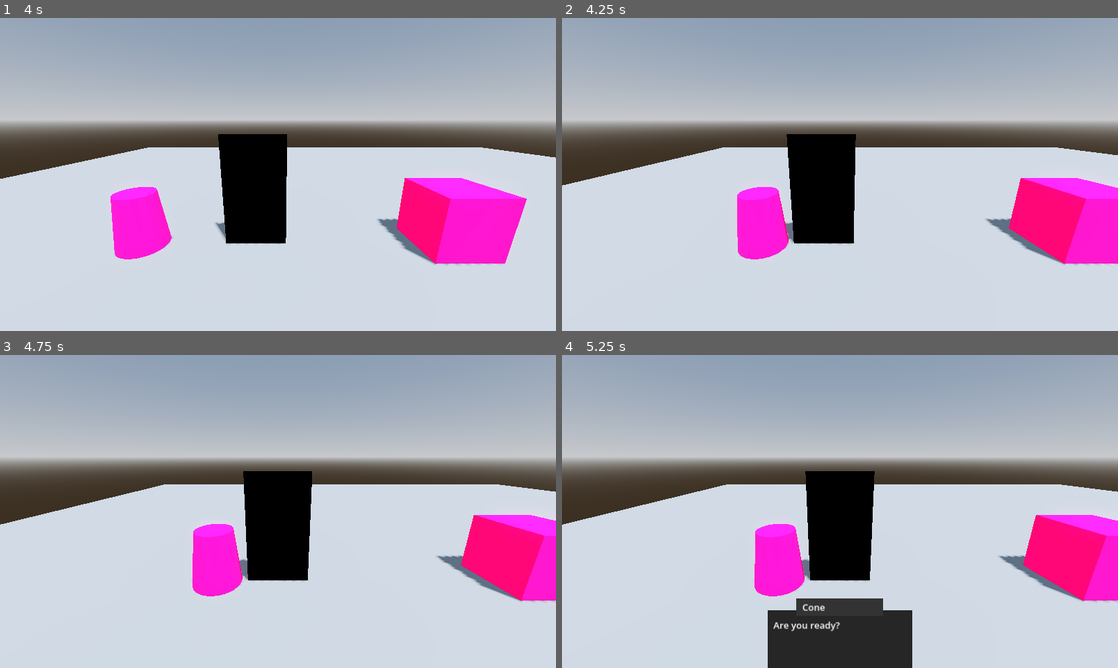
Above: before the commit, frames 1-4 (two rows, left to right).
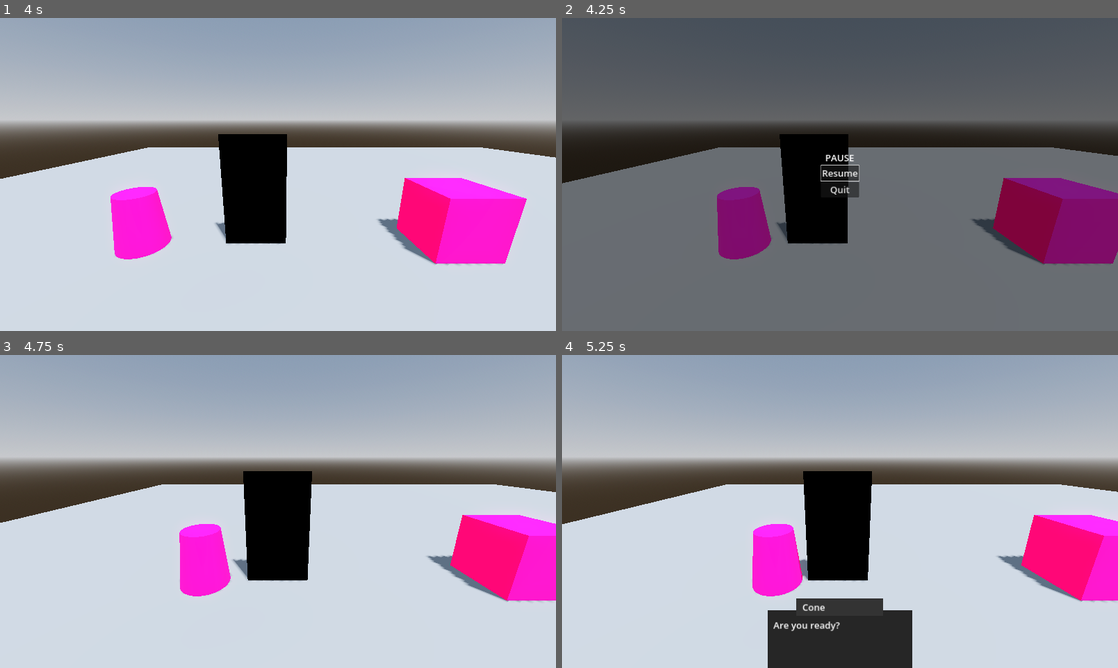
Above: after the commit, the same moments.

Repository: OIIOIIOI/gwj-79-v2
Game: Godot game, scene res://scenes/main/main.tscn
Two runs of this game, one before a commit and one after it. Both use one fixed random seed, a clock stepped at 60 frames per second and the inputs below.
Inputs (mouse positions are in pixels of both pictures, inside the frame that each line leads up to):
- Up to frame 1 (4 s): hold Right (move_right) 0.53-1.28 s; tap E (action) every 0.75 s from 0.6 to 3.6 s; hold Down (move_down) 1.28-2.03 s; tap Enter at 2, 3.5 s; hold Right (move_right) 2.03-2.78 s; tap Space at 2.75 s; hold Up (move_up) 2.78-3.53 s; hold Left (move_left) from 3.53 s (still down)
- Up to frame 2 (4.25 s): keep holding Left (move_left); tap Escape (pause) at 4.15 s
- Up to frame 3 (4.75 s): release Left (move_left) at 4.25 s; click (278, 511) at 4.25 s, where only the run after the commit has a clickable "Resume"
- Up to frame 4 (5.25 s): hold Left (move_left) from 5.03 s (still down); tap E (action) at 5.1 s

Frame 1 is identical in both runs. In frame 2, 97% of the frame differs, in the area x 0-100%, y 0-100%; in frame 3, 2.9%; in frame 4, 0.8%.

Commit message:
pause screen

Diff:
--- a/project.godot
+++ b/project.godot
@@ -59,6 +59,14 @@
 
 [input]
 
+ui_accept={
+"deadzone": 0.5,
+"events": [Object(InputEventKey,"resource_local_to_scene":false,"resource_name":"","device":0,"window_id":0,"alt_pressed":false,"shift_pressed":false,"ctrl_pressed":false,"meta_pressed":false,"pressed":false,"keycode":4194309,"physical_keycode":0,"key_label":0,"unicode":0,"location":0,"echo":false,"script":null)
+, Object(InputEventKey,"resource_local_to_scene":false,"resource_name":"","device":0,"window_id":0,"alt_pressed":false,"shift_pressed":false,"ctrl_pressed":false,"meta_pressed":false,"pressed":false,"keycode":4194310,"physical_keycode":0,"key_label":0,"unicode":0,"location":0,"echo":false,"script":null)
+, Object(InputEventKey,"resource_local_to_scene":false,"resource_name":"","device":0,"window_id":0,"alt_pressed":false,"shift_pressed":false,"ctrl_pressed":false,"meta_pressed":false,"pressed":false,"keycode":32,"physical_keycode":0,"key_label":0,"unicode":32,"location":0,"echo":false,"script":null)
+, Object(InputEventJoypadButton,"resource_local_to_scene":false,"resource_name":"","device":-1,"button_index":0,"pressure":0.0,"pressed":true,"script":null)
+]
+}
 pause={
 "deadzone": 0.5,
 "events": [Object(InputEventKey,"resource_local_to_scene":false,"resource_name":"","device":-1,"window_id":0,"alt_press …(195 unchanged characters)…
@@ -71,6 +79,7 @@
 , Object(InputEventKey,"resource_local_to_scene":false,"resource_name":"","device":-1,"window_id":0,"alt_pressed":false …(183 unchanged characters)…
 , Object(InputEventKey,"resource_local_to_scene":false,"resource_name":"","device":-1,"window_id":0,"alt_pressed":false …(182 unchanged characters)…
 , Object(InputEventJoypadMotion,"resource_local_to_scene":false,"resource_name":"","device":-1,"axis":0,"axis_value":-1.0,"script":null)
+, Object(InputEventJoypadButton,"resource_local_to_scene":false,"resource_name":"","device":-1,"button_index":13,"pressure":0.0,"pressed":true,"script":null)
 ]
 }
 move_right={
@@ -78,6 +87,7 @@
 "events": [Object(InputEventKey,"resource_local_to_scene":false,"resource_name":"","device":-1,"window_id":0,"alt_press …(195 unchanged characters)…
 , Object(InputEventKey,"resource_local_to_scene":false,"resource_name":"","device":-1,"window_id":0,"alt_pressed":false …(183 unchanged characters)…
 , Object(InputEventJoypadMotion,"resource_local_to_scene":false,"resource_name":"","device":-1,"axis":0,"axis_value":1.0,"script":null)
+, Object(InputEventJoypadButton,"resource_local_to_scene":false,"resource_name":"","device":-1,"button_index":14,"pressure":0.0,"pressed":true,"script":null)
 ]
 }
 move_up={
@@ -86,6 +96,7 @@
 , Object(InputEventKey,"resource_local_to_scene":false,"resource_name":"","device":-1,"window_id":0,"alt_pressed":false …(183 unchanged characters)…
 , Object(InputEventKey,"resource_local_to_scene":false,"resource_name":"","device":-1,"window_id":0,"alt_pressed":false …(183 unchanged characters)…
 , Object(InputEventJoypadMotion,"resource_local_to_scene":false,"resource_name":"","device":-1,"axis":1,"axis_value":-1.0,"script":null)
+, Object(InputEventJoypadButton,"resource_local_to_scene":false,"resource_name":"","device":-1,"button_index":11,"pressure":0.0,"pressed":true,"script":null)
 ]
 }
 move_down={
@@ -93,6 +104,7 @@
 "events": [Object(InputEventKey,"resource_local_to_scene":false,"resource_name":"","device":-1,"window_id":0,"alt_press …(195 unchanged characters)…
 , Object(InputEventKey,"resource_local_to_scene":false,"resource_name":"","device":-1,"window_id":0,"alt_pressed":false …(183 unchanged characters)…
 , Object(InputEventJoypadMotion,"resource_local_to_scene":false,"resource_name":"","device":-1,"axis":1,"axis_value":1.0,"script":null)
+, Object(InputEventJoypadButton,"resource_local_to_scene":false,"resource_name":"","device":-1,"button_index":12,"pressure":0.0,"pressed":true,"script":null)
 ]
 }
 action={
--- a/scenes/main/main.tscn
+++ b/scenes/main/main.tscn
@@ -1,9 +1,10 @@
-[gd_scene load_steps=8 format=3 uid="uid://do5x56a1ql3ul"]
+[gd_scene load_steps=9 format=3 uid="uid://do5x56a1ql3ul"]
 
 [ext_resource type="PackedScene" uid="uid://ceqi82i6u6pkp" path="res://scenes/locations/town_square/town_square.tscn" id="1_4pjjh"]
 [ext_resource type="PackedScene" uid="uid://bm7lmhrturpas" path="res://scenes/player/player.tscn" id="2_5wouh"]
 [ext_resource type="PackedScene" uid="uid://bdxgb2cbruj11" path="res://scenes/components/interaction_manager/interaction_manager.tscn" id="3_sfjks"]
 [ext_resource type="PackedScene" uid="uid://cghqe17ct1qg6" path="res://scenes/ui/dialog_ui/dialog_ui.tscn" id="4_v0f87"]
+[ext_resource type="PackedScene" uid="uid://46h2t80i4xnl" path="res://scenes/ui/pause_screen/pause_screen.tscn" id="5_bvmd1"]
 
 [sub_resource type="ProceduralSkyMaterial" id="ProceduralSkyMaterial_s7ki5"]
 sky_horizon_color = Color(0.64625, 0.65575, 0.67075, 1)
@@ -37,3 +38,5 @@
 dialog_ui = NodePath("../DialogUI")
 
 [node name="DialogUI" parent="." instance=ExtResource("4_v0f87")]
+
+[node name="PauseScreen" parent="." instance=ExtResource("5_bvmd1")]
--- /dev/null
+++ b/scenes/ui/pause_screen/pause_screen.gd
@@ -0,0 +1,53 @@
+extends CanvasLayer
+class_name PauseScreen
+
+
+enum STATE {
+	Initializing,
+	Open,
+	Closed,
+}
+
+var state: STATE = STATE.Initializing
+
+@onready var resume_button: Button = %ResumeButton
+@onready var quit_button: Button = %QuitButton
+
+
+func _ready() -> void:
+	resume_button.pressed.connect(on_resume_button_pressed)
+	quit_button.pressed.connect(on_quit_button_pressed)
+
+	visible = false
+	state = STATE.Closed
+
+
+func _unhandled_input(event: InputEvent) -> void:
+	if event.is_action_pressed(&"pause"):
+		if state == STATE.Closed:
+			open()
+			get_tree().root.set_input_as_handled()
+		elif state == STATE.Open:
+			close()
+			get_tree().root.set_input_as_handled()
+
+
+func open():
+	get_tree().paused = true
+	visible = true
+	resume_button.grab_focus()
+	state = STATE.Open
+
+
+func close():
+	visible = false
+	get_tree().paused = false
+	state = STATE.Closed
+
+
+func on_resume_button_pressed() -> void:
+	close()
+
+
+func on_quit_button_pressed() -> void:
+	SceneTransition.transition_to(SceneTransition.SCENE_TITLE)
--- /dev/null
+++ b/scenes/ui/pause_screen/pause_screen.tscn
@@ -0,0 +1,40 @@
+[gd_scene load_steps=2 format=3 uid="uid://46h2t80i4xnl"]
+
+[ext_resource type="Script" path="res://scenes/ui/pause_screen/pause_screen.gd" id="1_5ya3x"]
+
+[node name="PauseScreen" type="CanvasLayer"]
+process_mode = 3
+script = ExtResource("1_5ya3x")
+
+[node name="ColorRect" type="ColorRect" parent="."]
+anchors_preset = 15
+anchor_right = 1.0
+anchor_bottom = 1.0
+grow_horizontal = 2
+grow_vertical = 2
+color = Color(0, 0, 0, 0.501961)
+
+[node name="CenterContainer" type="CenterContainer" parent="."]
+anchors_preset = 15
+anchor_right = 1.0
+anchor_bottom = 1.0
+grow_horizontal = 2
+grow_vertical = 2
+
+[node name="VBoxContainer" type="VBoxContainer" parent="CenterContainer"]
+layout_mode = 2
+
+[node name="Label" type="Label" parent="CenterContainer/VBoxContainer"]
+layout_mode = 2
+text = "PAUSE"
+horizontal_alignment = 1
+
+[node name="ResumeButton" type="Button" parent="CenterContainer/VBoxContainer"]
+unique_name_in_owner = true
+layout_mode = 2
+text = "Resume"
+
+[node name="QuitButton" type="Button" parent="CenterContainer/VBoxContainer"]
+unique_name_in_owner = true
+layout_mode = 2
+text = "Quit"
--- a/scenes/ui/title_screen/title_screen.gd
+++ b/scenes/ui/title_screen/title_screen.gd
@@ -1,7 +1,5 @@
 extends CanvasLayer
-
-
-@export var play_scene: PackedScene
+class_name TitleScreen
 
 
 @onready var play_button: Button = %PlayButton
@@ -16,8 +14,7 @@
 
 
 func on_play_button_pressed() -> void:
-	if play_scene:
-		SceneTransition.transition_to_packed(play_scene)
+	SceneTransition.transition_to(SceneTransition.SCENE_MAIN)
 
 
 func on_quit_button_pressed() -> void:
--- a/scenes/ui/title_screen/title_screen.tscn
+++ b/scenes/ui/title_screen/title_screen.tscn
@@ -1,11 +1,9 @@
-[gd_scene load_steps=3 format=3 uid="uid://dq3xryn0vsn8s"]
+[gd_scene load_steps=2 format=3 uid="uid://dq3xryn0vsn8s"]
 
 [ext_resource type="Script" path="res://scenes/ui/title_screen/title_screen.gd" id="1_bjuk2"]
-[ext_resource type="PackedScene" uid="uid://do5x56a1ql3ul" path="res://scenes/main/main.tscn" id="2_nr5ec"]
 
 [node name="TitleScreen" type="CanvasLayer"]
 script = ExtResource("1_bjuk2")
-play_scene = ExtResource("2_nr5ec")
 
 [node name="CenterContainer" type="CenterContainer" parent="."]
 anchors_preset = 15
